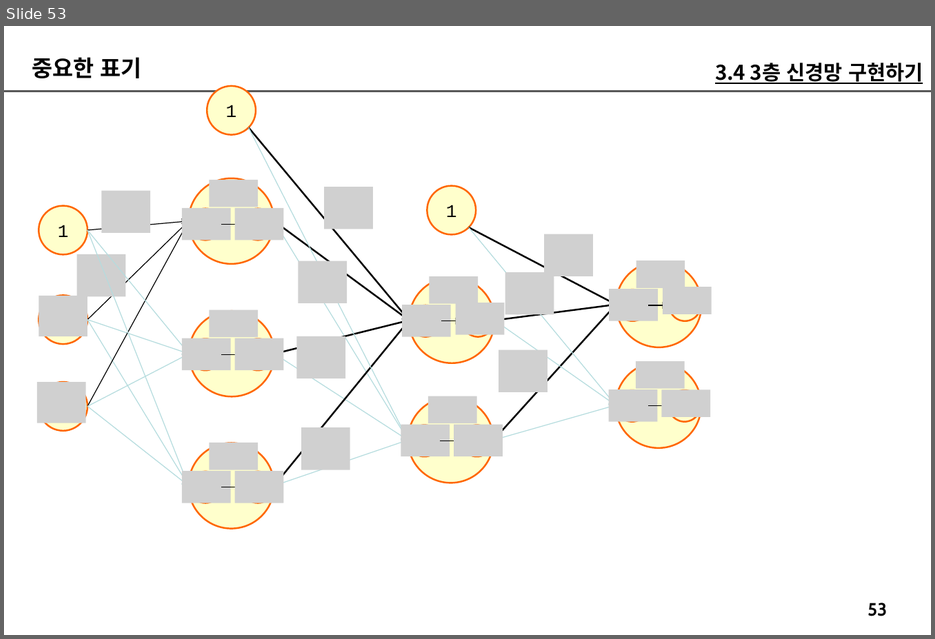
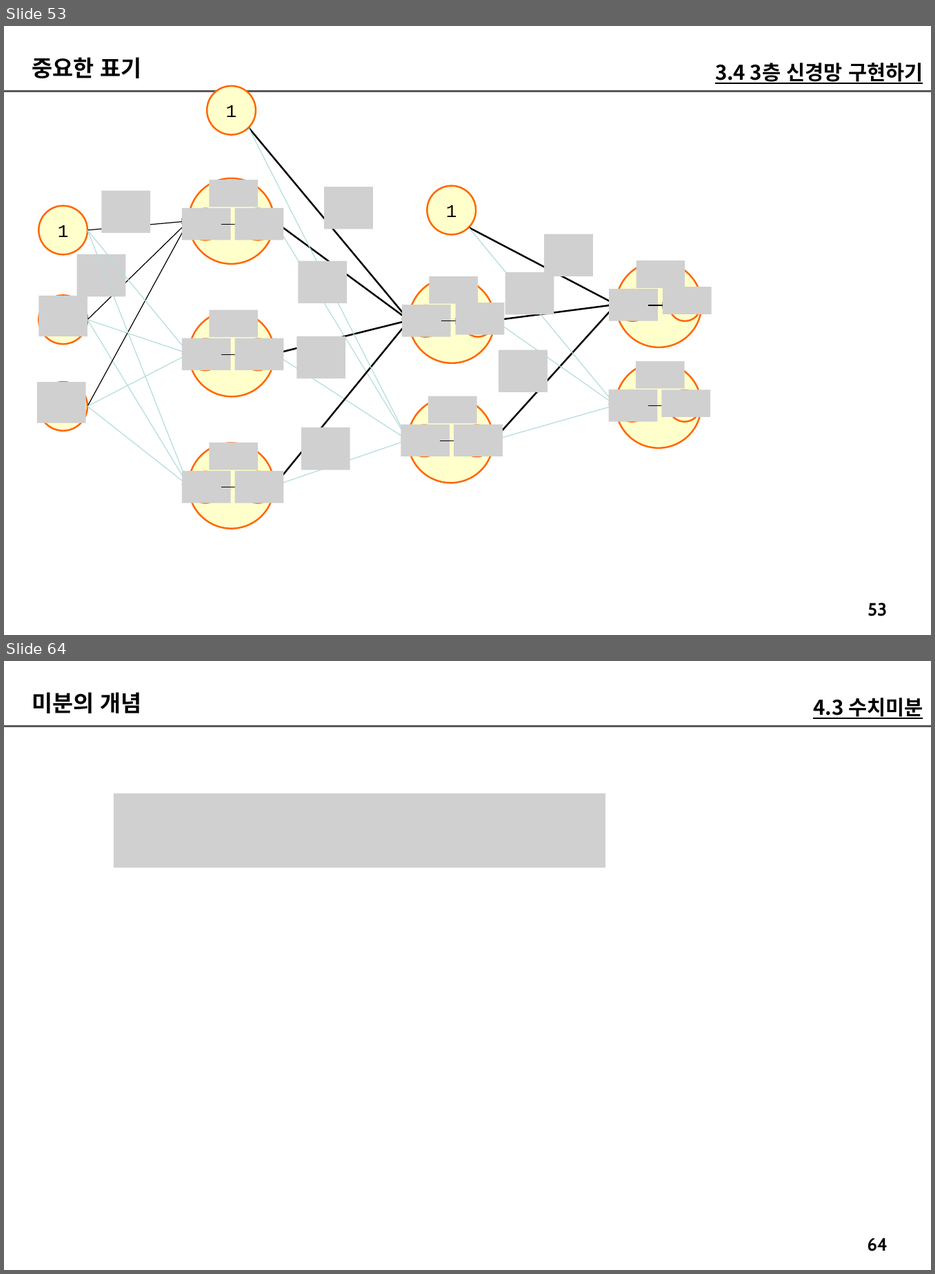
Before and after one commit to imguru-mooc/AI_Basic, a slide deck: 인공지능_2(판서).pptx. Shown one above the other, each under a label of ours: slide 53 before the commit, slides 53 and 64 after it; the slides between them are not shown. The pictures are 935x639 and 935x1274 pixels, drawn with LibreOffice and Linux fonts; fonts in the diff are those of the drawing; grey boxes stand for pictures. Boxes give left, top, right and bottom in pixels: in the first picture for what was removed or moved away, otherwise in the second. Text is boxed around its words. In the diff, an @@ line names an element or a change of style, - is before the commit and + after.

```diff
--- a/인공지능_2(판서).pptx
+++ b/인공지능_2(판서).pptx
@@ slide 64 added at (x1=4, y1=661, x2=931, y2=1270), background #FFFFFF; not listed: 2 template elements that a slide beside it also shows @@
@@ text added at (x1=32, y1=692, x2=142, y2=713), 20 pt, text #000000, bold @@
+미분의 개념
@@ text added at (x1=813, y1=698, x2=923, y2=719), 18 pt, text #000000, bold, underline @@
+4.3 수치미분
@@ picture added at (x1=114, y1=793, x2=606, y2=867) @@
```
Also in this commit, not shown: 7 slides changed, 16 other slides added.
